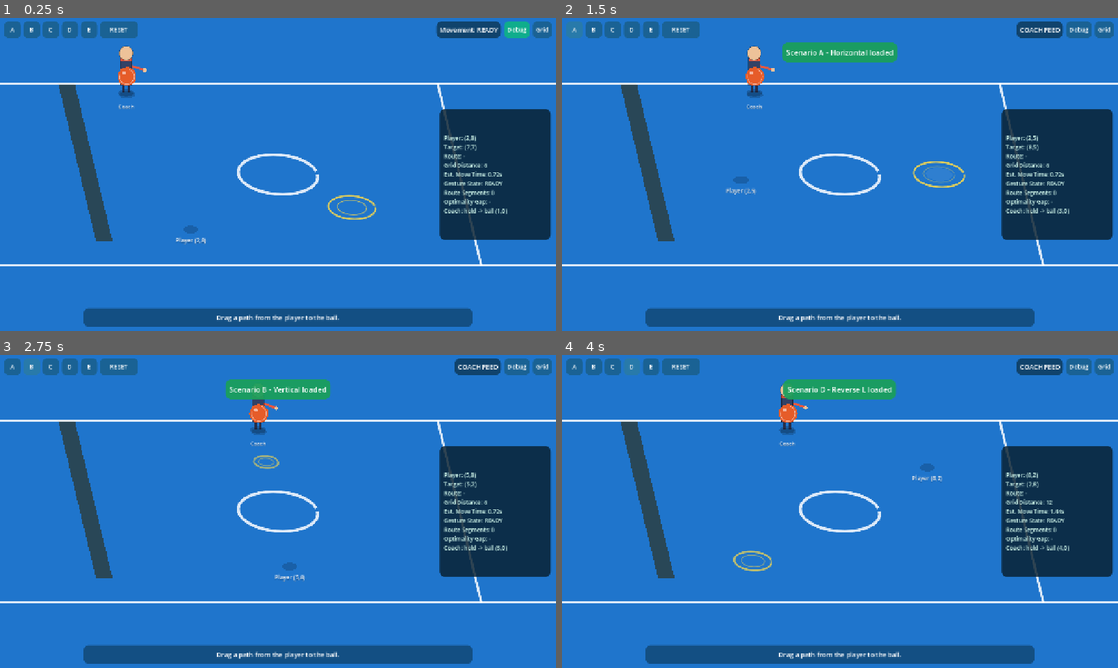
Above: before the commit, frames 1-4 (two rows, left to right).
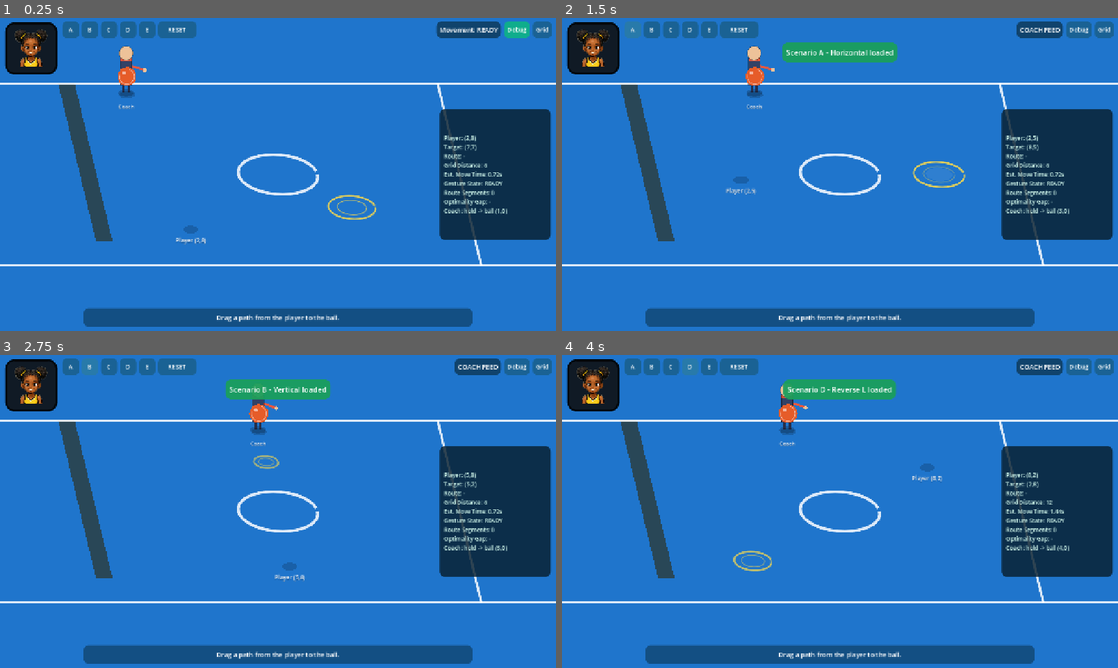
Above: after the commit, the same moments.

Repository: ciworks/netball-nina-concept
Game: Godot game, scene res://main.tscn
Two runs of this game, one before a commit and one after it. Both use one fixed random seed, a clock stepped at 60 frames per second and the inputs below.
Inputs:
- Up to frame 1 (0.25 s): no input
- Up to frame 2 (1.5 s): click "Debug" at 0.5 s; click "A" at 1.25 s
- Up to frame 3 (2.75 s): click "B" at 2 s
- Up to frame 4 (4 s): click "C" at 2.75 s; click "D" at 3.5 s

The runs differ from the first frame. In frame 1, 2.3% of the frame differs, in the area x 0-36%, y 1-18%; in frame 2, 2.3%; in frame 3, 2.3%; in frame 4, 2.3%.

Commit message:
Game avatar logic added

Diff:
--- /dev/null
+++ b/scripts/avatar.gd
@@ -0,0 +1,138 @@
+class_name PlayerAvatar
+extends PanelContainer
+## The player avatar: a rounded, black-bordered box that shows how the player
+## feels about the last thing that happened on court.
+##
+## Art is dropped in, not generated. One PNG per expression, named
+## player_expression_<expression>.png, in res://images/players/<player_name>/:
+##
+##   player_expression_default.png
+##   player_expression_happy.png    - a perfect (clean) catch
+##   player_expression_sad.png      - a dropped catch
+##   player_expression_angry.png    - a missed shot, or two dropped catches in a row
+##   player_expression_excited.png  - a perfect shot
+##
+## Nothing breaks while a file is missing: an expression with no art falls back
+## to the default image, and with no art at all the box stays an empty
+## black-bordered frame in its final position, ready for the files to land.
+
+
+## Expression keys. Each one is also the file name suffix, so adding a new
+## reaction is a matter of dropping in the matching PNG and naming it here.
+const EXPRESSION_DEFAULT := "default"
+const EXPRESSION_HAPPY := "happy"
+const EXPRESSION_SAD := "sad"
+const EXPRESSION_ANGRY := "angry"
+const EXPRESSION_EXCITED := "excited"
+
+const IMAGE_FOLDER_FORMAT := "res://images/players/%s/"
+const IMAGE_FILE_FORMAT := "player_expression_%s.png"
+
+## Folder read until a player name is set. The prototype's player.
+const DEFAULT_PLAYER_NAME := "nina"
+
+## Side of the box, in pixels.
+const BOX_SIZE := 120.0
+const CORNER_RADIUS := 20
+const BORDER_WIDTH := 4
+## Gap between the border and the image, so the rounded corners stay visible
+## instead of being covered by a square photograph.
+const INNER_MARGIN := 5
+
+## Dropped catches in a row that turn the sad face into an angry one.
+const ANGRY_MISS_STREAK := 2
+
+var player_name := DEFAULT_PLAYER_NAME
+
+var _image: TextureRect
+var _expression := ""
+var _miss_streak := 0
+
+
+func _ready() -> void:
+	custom_minimum_size = Vector2(BOX_SIZE, BOX_SIZE)
+	# The box is decoration: touches must fall through to the court underneath.
+	mouse_filter = Control.MOUSE_FILTER_IGNORE
+	var sb := StyleBoxFlat.new()
+	sb.bg_color = Color(0.06, 0.07, 0.09, 0.92)
+	sb.set_corner_radius_all(CORNER_RADIUS)
+	sb.set_border_width_all(BORDER_WIDTH)
+	sb.border_color = Color(0.0, 0.0, 0.0, 0.95)
+	sb.set_content_margin_all(INNER_MARGIN)
+	add_theme_stylebox_override("panel", sb)
+
+	_image = TextureRect.new()
+	# IGNORE_SIZE so the art is scaled into the box whatever it was authored at,
+	# and KEEP_ASPECT_CENTERED so it is never stretched out of shape.
+	_image.expand_mode = TextureRect.EXPAND_IGNORE_SIZE
+	_image.stretch_mode = TextureRect.STRETCH_KEEP_ASPECT_CENTERED
+	_image.mouse_filter = Control.MOUSE_FILTER_IGNORE
+	add_child(_image)
+
+	if _load_expression(EXPRESSION_DEFAULT) == null:
+		print("[avatar] No art in %s yet - drop player_expression_<expression>.png in and the box picks it up." % (IMAGE_FOLDER_FORMAT % player_name))
+	set_expression(EXPRESSION_DEFAULT)
+
+
+## Points the avatar at another player's folder, e.g. "nina". Already-loaded
+## expressions are re-resolved against the new folder.
+func set_player_name(value: String) -> void:
+	if value == "" or value == player_name:
+		return
+	player_name = value
+	set_expression(_expression if _expression != "" else EXPRESSION_DEFAULT)
+
+
+## Shows one expression by name. An expression with no art yet falls back to the
+## default image, and if even that is missing the box keeps what it is showing
+## rather than going blank.
+func set_expression(expression: String) -> void:
+	var tex := _load_expression(expression)
+	if tex == null:
+		tex = _load_expression(EXPRESSION_DEFAULT)
+	if tex == null:
+		return
+	_expression = expression
+	_image.texture = tex
+
+
+## Name of the expression currently on screen ("" while no art has been supplied).
+func current_expression() -> String:
+	return _expression
+
+
+## The player took the ball cleanly. This is the game's perfect catch: the coach
+## only reports a caught feed when the token was set on the spot to take it (see
+## CoachThrower._clean_catch). Any clean catch clears the dropped-catch streak.
+func react_catch_made() -> void:
+	_miss_streak = 0
+	set_expression(EXPRESSION_HAPPY)
+
+
+## The feed was not taken: the ball came off the token or landed away from it.
+## One dropped catch reads sad, a second in a row tips over into angry.
+func react_catch_missed() -> void:
+	_miss_streak += 1
+	set_expression(EXPRESSION_ANGRY if _miss_streak >= ANGRY_MISS_STREAK else EXPRESSION_SAD)
+
+
+## A perfect shot went in.
+func react_shot_made() -> void:
+	set_expression(EXPRESSION_EXCITED)
+
+
+## A shot missed. Straight to angry, whether or not catches were dropped before.
+func react_shot_missed() -> void:
+	set_expression(EXPRESSION_ANGRY)
+
+
+## Dropped catches in a row right now.
+func miss_streak() -> int:
+	return _miss_streak
+
+
+func _load_expression(expression: String) -> Texture2D:
+	var path: String = (IMAGE_FOLDER_FORMAT % player_name) + (IMAGE_FILE_FORMAT % expression)
+	if not ResourceLoader.exists(path, "Texture2D"):
+		return null
+	return load(path) as Texture2D
--- a/scripts/main.gd
+++ b/scripts/main.gd
@@ -1040,6 +1040,10 @@
 	_successes += 1
 	player.set_pulse(false)
 	ui.set_phase_status("CAUGHT")
+	# The coach only reports a caught feed when the token took it cleanly (see
+	# CoachThrower._clean_catch), so reaching here is the perfect catch that the
+	# avatar reacts to.
+	ui.avatar_catch_made()
 	ui.show_message("Clean catch! Next feed incoming.", true)
 	ui.set_instruction("")
 	queue_redraw()
@@ -1058,6 +1062,9 @@
 	_loose_timer = LOOSE_BALL_TIME
 	player.set_pulse(true)
 	ui.set_phase_status("LOOSE BALL")
+	# The feed came down without being taken, so this is a missed catch: one in a
+	# row reads sad, two in a row tips the avatar over into angry.
+	ui.avatar_catch_missed()
 	ui.show_message("Feed not caught - chase the ball!", false)
 	ui.set_instruction("Drag onto the ball at (%d,%d) before it is lost." % [_loose_cell.x, _loose_cell.y])
 	queue_redraw()
@@ -1084,9 +1091,26 @@
 	_miss_timer = 1.4
 	player.set_pulse(false)
 	ui.set_phase_status("OUT OF BOUNDS")
+	# A feed that lands out of court was never taken, so it counts as a missed
+	# catch for the avatar.
+	ui.avatar_catch_missed()
 	ui.show_message("Feed out of bounds - miss.", false)
 	ui.set_instruction("")
 	queue_redraw()
+
+
+## --- Shot outcome seam -------------------------------------------------------
+## The avatar has a rule for shots - a perfect shot reads excited, a missed shot
+## reads angry - but this prototype has no shooting yet, so nothing calls this
+## today. When a shot exists, call it from wherever the shot is settled:
+## report_shot_result(true) for a perfect shot, report_shot_result(false) for a
+## miss. It routes through the same UI seam as the catches, so the avatar stays
+## the one place that owns the player's face.
+func report_shot_result(made: bool) -> void:
+	if made:
+		ui.avatar_shot_made()
+	else:
+		ui.avatar_shot_missed()
 
 
 ## Marks where the feed will land. It reads the coach's deterministic destination
--- a/scripts/ui.gd
+++ b/scripts/ui.gd
@@ -14,10 +14,16 @@
 var _grid_btn: Button
 var _reset_btn: Button
 var _scenario_btns: Array[Button] = []
+var _avatar: PlayerAvatar
 
 var _feedback_timer := 0.0
 var _rating_label: Label
 var _rating_tween: Tween
+
+## Player avatar box, pinned to the top-left corner. The control bar starts clear
+## of it so nothing overlaps as the viewport resizes.
+const AVATAR_MARGIN := 12.0
+const AVATAR_TOP := 10.0
 
 const SCENARIO_LABELS := ["A", "B", "C", "D", "E"]
 const SCENARIO_TIPS := [
@@ -96,6 +102,43 @@
 func set_debug_panel_visible(visible: bool) -> void:
 	if _debug_panel:
 		_debug_panel.visible = visible
+
+
+## --- Player avatar ----------------------------------------------------------
+## The avatar is the only place the player's face reacts to play. Main reports
+## what just happened in game terms and the avatar picks the expression; the
+## art itself lives in res://images/players/<player_name>/ (see avatar.gd).
+
+
+## Shows an expression by name: "default", "happy", "sad", "angry", "excited".
+## An expression with no art supplied yet falls back to the default image.
+func set_avatar_expression(expression: String) -> void:
+	if _avatar:
+		_avatar.set_expression(expression)
+
+
+## A catch was taken cleanly, which is the game's perfect catch: happy.
+func avatar_catch_made() -> void:
+	if _avatar:
+		_avatar.react_catch_made()
+
+
+## A catch was dropped: sad, or angry when it is the second one in a row.
+func avatar_catch_missed() -> void:
+	if _avatar:
+		_avatar.react_catch_missed()
+
+
+## A shot went in: excited.
+func avatar_shot_made() -> void:
+	if _avatar:
+		_avatar.react_shot_made()
+
+
+## A shot was missed: angry.
+func avatar_shot_missed() -> void:
+	if _avatar:
+		_avatar.react_shot_missed()
 
 
 ## Flashes a big kinetic rating word (PERFECT / GOOD / OK) in the center of
@@ -156,10 +199,22 @@
 	root.mouse_filter = Control.MOUSE_FILTER_IGNORE
 	add_child(root)
 
-	# Top bar: scenarios left, status and toggles right.
+	# Player avatar, top-left corner: a rounded black-bordered box that reacts to
+	# the last catch or shot. It sits on the same ignore-only root as the rest of
+	# the HUD, so it never swallows a drag aimed at the court.
+	_avatar = PlayerAvatar.new()
+	_avatar.set_anchors_preset(Control.PRESET_TOP_LEFT)
+	_avatar.offset_left = AVATAR_MARGIN
+	_avatar.offset_top = AVATAR_TOP
+	_avatar.offset_right = AVATAR_MARGIN + PlayerAvatar.BOX_SIZE
+	_avatar.offset_bottom = AVATAR_TOP + PlayerAvatar.BOX_SIZE
+	root.add_child(_avatar)
+
+	# Top bar: scenarios left, status and toggles right. Its left edge clears the
+	# avatar so the scenario buttons never sit over the player's face.
 	var bar := HBoxContainer.new()
 	bar.set_anchors_preset(Control.PRESET_TOP_WIDE)
-	bar.offset_left = 10.0
+	bar.offset_left = AVATAR_MARGIN * 2.0 + PlayerAvatar.BOX_SIZE
 	bar.offset_right = -10.0
 	bar.offset_top = 8.0
 	bar.offset_bottom = 46.0
Binary file added: assets/images/gen-pending-1.png
Not shown, added: assets/images/gen-pending-1.png.import
Binary file added: images/players/nina/player_expression_angry.png
Not shown, added: images/players/nina/player_expression_angry.png.import
Binary file added: images/players/nina/player_expression_default.png
Not shown, added: images/players/nina/player_expression_default.png.import
Binary file added: images/players/nina/player_expression_excited.png
Not shown, added: images/players/nina/player_expression_excited.png.import
Binary file added: images/players/nina/player_expression_happy.png
Not shown, added: images/players/nina/player_expression_happy.png.import
Binary file added: images/players/nina/player_expression_sad.png
Not shown, added: images/players/nina/player_expression_sad.png.import
(and 4 more such lines)
